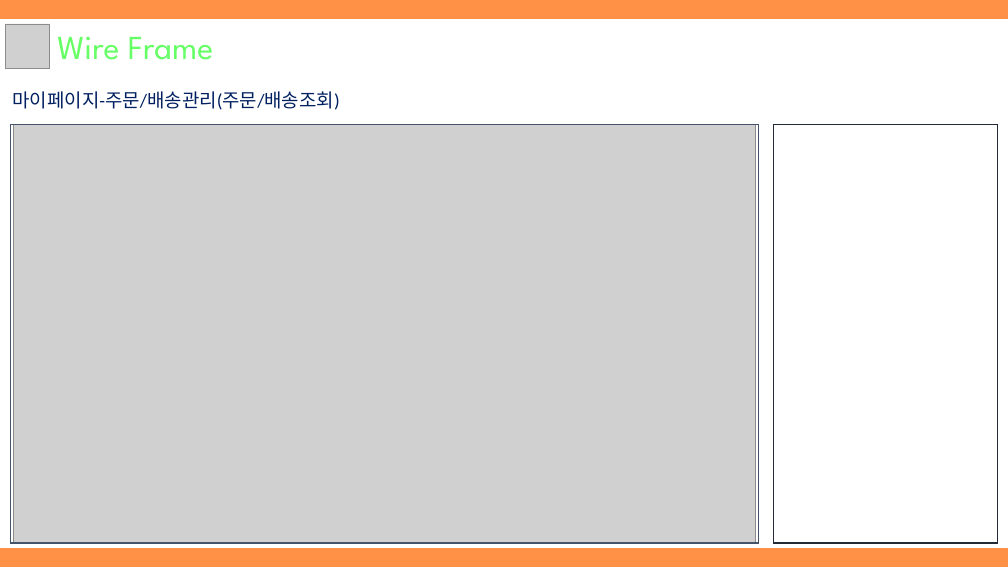
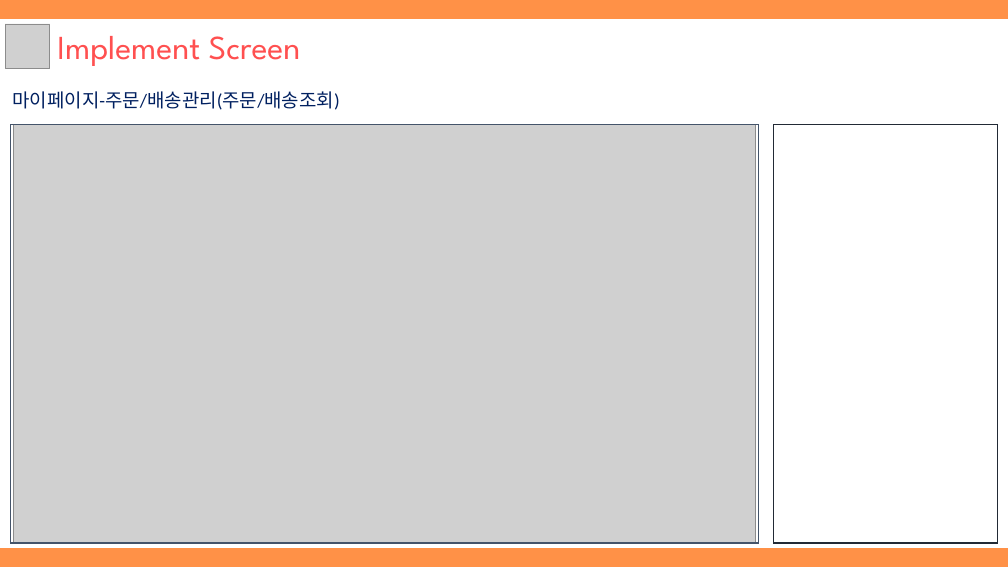
Before and after one commit to hhsw07/ezen-academy-projects, a slide deck: slide 10 of WebContent/cmk/document/3조 원데이클래스.pptx (slide 8 before the commit). Drawn at 1008x567 pixels with LibreOffice and Linux fonts; fonts in the diff are those of the drawing; grey boxes stand for pictures. Boxes give left, top, right and bottom in pixels: in the first picture for what was removed or moved away, otherwise in the second. Text is boxed around its words. In the diff, an @@ line names an element or a change of style, - is before the commit and + after.

```diff
--- a/WebContent/cmk/document/3조 원데이클래스.pptx
+++ b/WebContent/cmk/document/3조 원데이클래스.pptx
@@ text removed at [57, 37, 213, 60] @@
-Wire Frame
@@ text added at [57, 36, 301, 66], 32 pt, text #FF5050 @@
+Implement Screen
```
Also in this commit, not shown: 7 other slides changed, 2 slides added, 4 other files.
